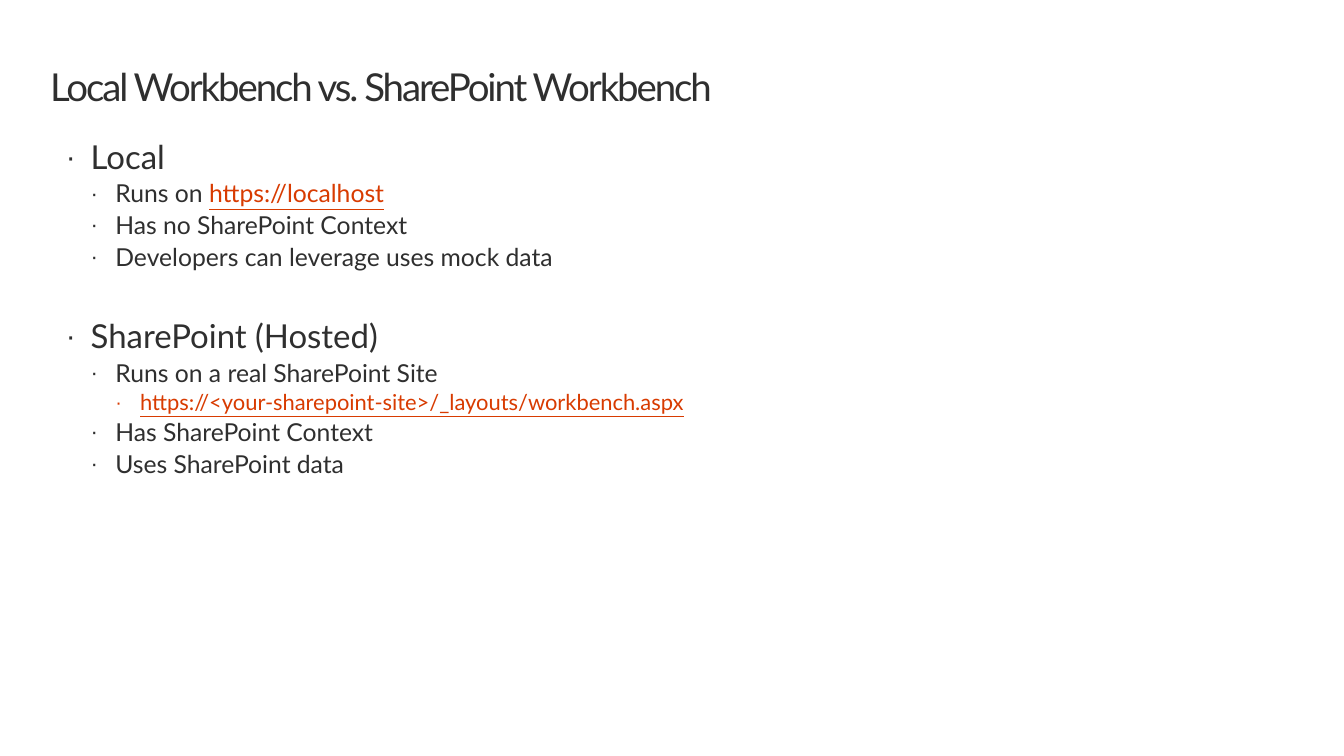
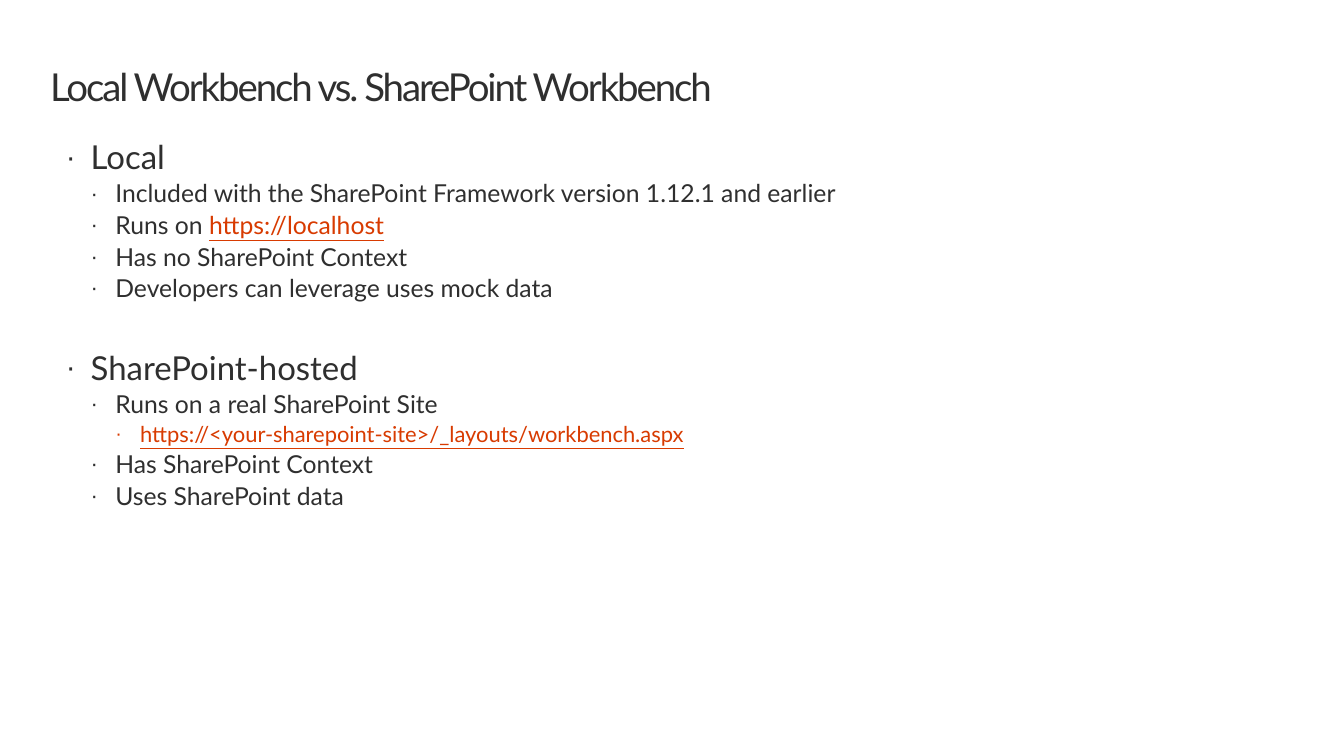
Before and after one commit to SharePoint/sp-dev-training-spfx-web-parts, a slide deck: slide 4 of 02-testing.pptx. Drawn at 1344x756 pixels with LibreOffice and Linux fonts; fonts in the diff are those of the drawing; background and template pictures are left out. Boxes give left, top, right and bottom in pixels: in the first picture for what was removed or moved away, otherwise in the second. Text is boxed around its words. In the diff, an @@ line names an element or a change of style, - is before the commit and + after.

```diff
--- a/02-testing.pptx
+++ b/02-testing.pptx
@@ text at (x1=115, y1=184, x2=835, y2=202): paragraph added @@
+  · Included with the SharePoint Framework version 1.12.1 and earlier
@@ text at (x1=91, y1=355, x2=358, y2=381): text changed @@
-· SharePoint (Hosted)
+· SharePoint-hosted
```
Also in this commit, not shown: 6 other slides changed.
